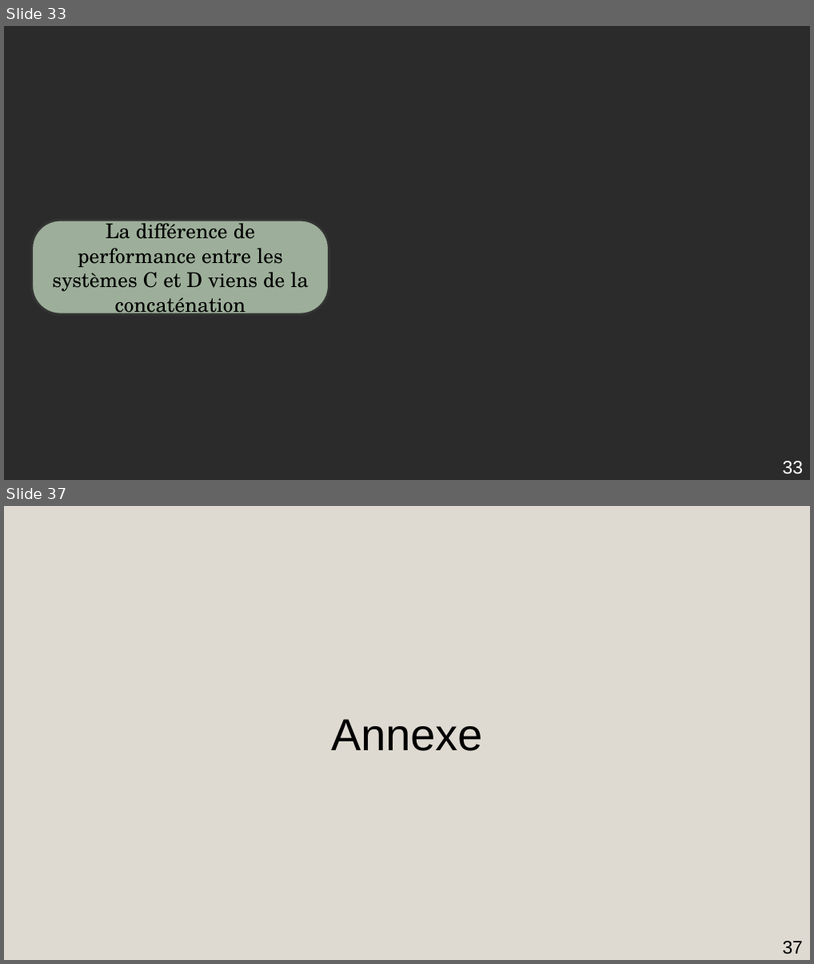
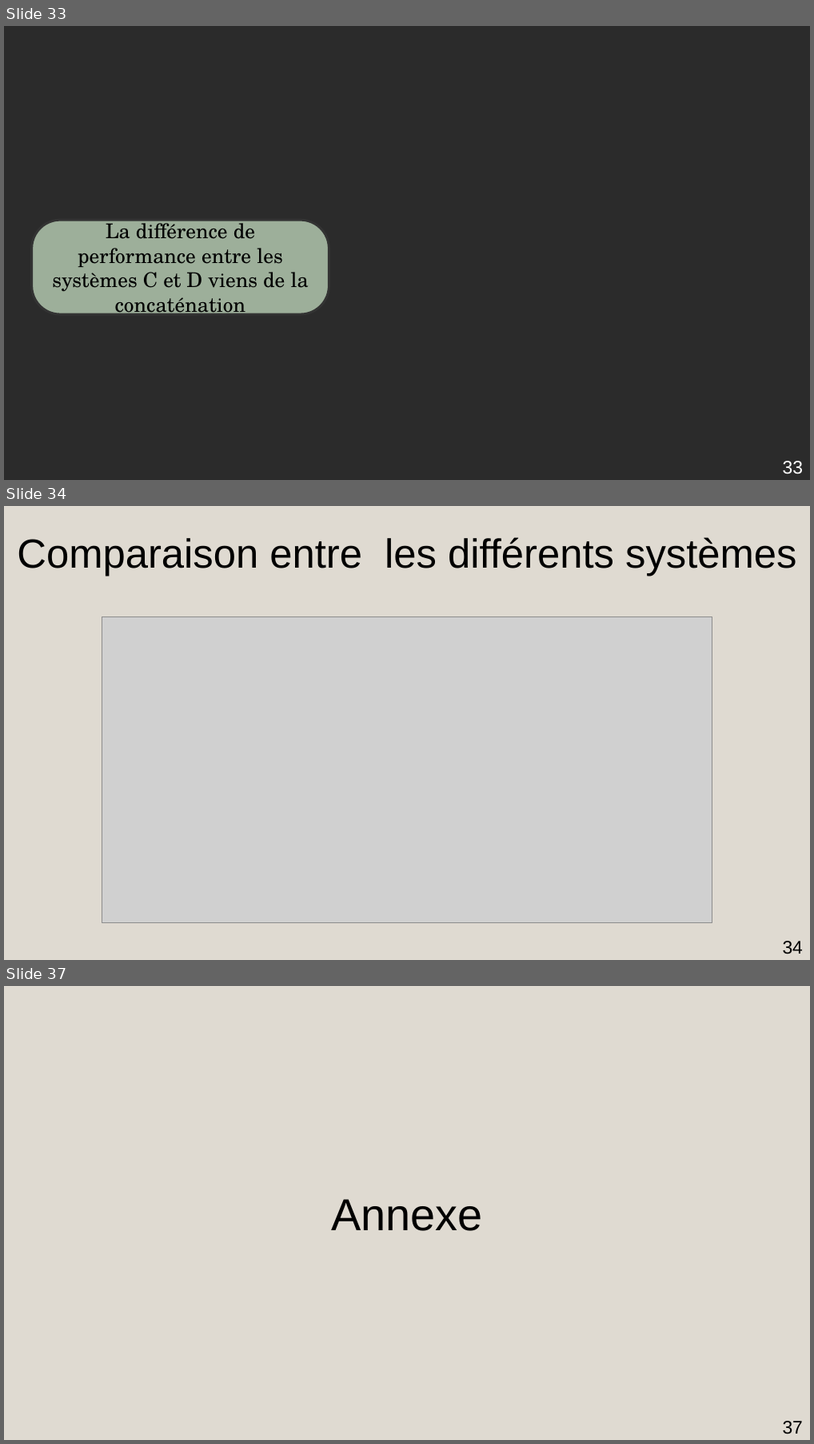
Before and after one commit to AmdaU/presentations, a slide deck: Seminaire/Seminaire.odp. Shown one above the other, each under a label of ours: slides 33 and 37 before the commit, slides 33, 34 and 37 after it; the slides between them are not shown. The pictures are 814x964 and 814x1444 pixels, drawn with LibreOffice and Linux fonts; fonts in the diff are those of the drawing; grey boxes stand for pictures; background and template pictures are left out; a plain dark background stands for a picture behind light text. Boxes give left, top, right and bottom in pixels: in the first picture for what was removed or moved away, otherwise in the second. Text is boxed around its words. In the diff, an @@ line names an element or a change of style, - is before the commit and + after.

```diff
--- a/Seminaire/Seminaire.odp
+++ b/Seminaire/Seminaire.odp
@@ slide 34 added at (4,506,810,960), background #DFDAD1 @@
@@ title added at (17,537,797,576), 40 pt, text #000000 @@
+Comparaison entre les différents systèmes
@@ picture added at (102,616,712,923) @@
@@ page number added at (783,940,803,954), 18 pt, text #000000 @@
+34
```
Also in this commit, not shown: 3 slides changed, 2 other slides added, 3 slides removed, 9 other files.
